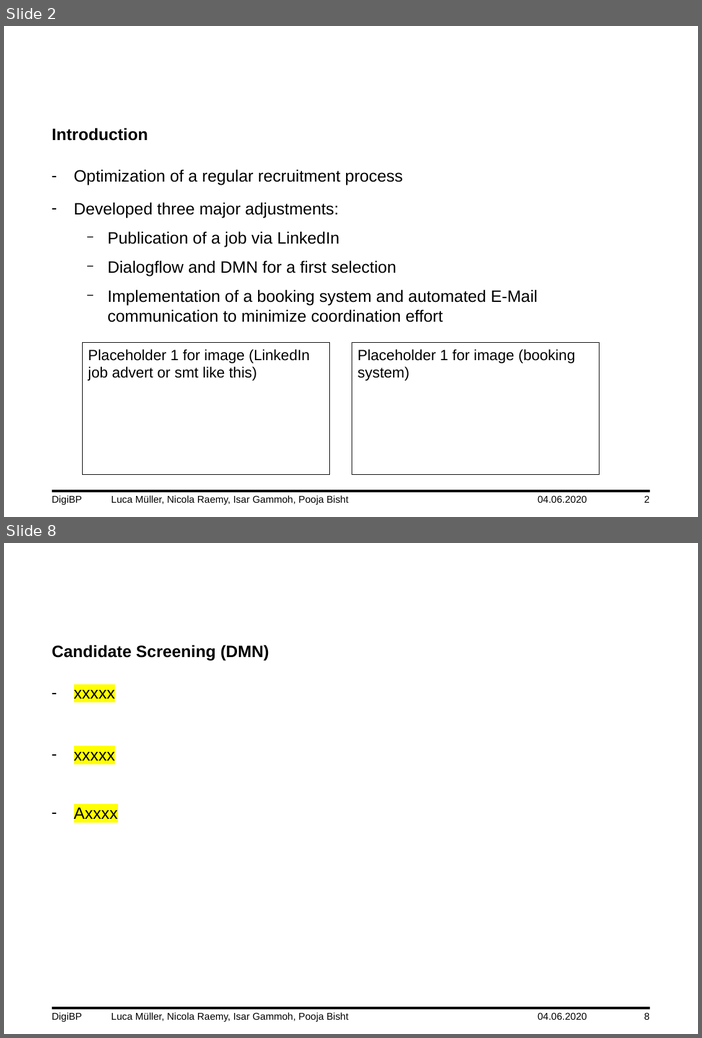
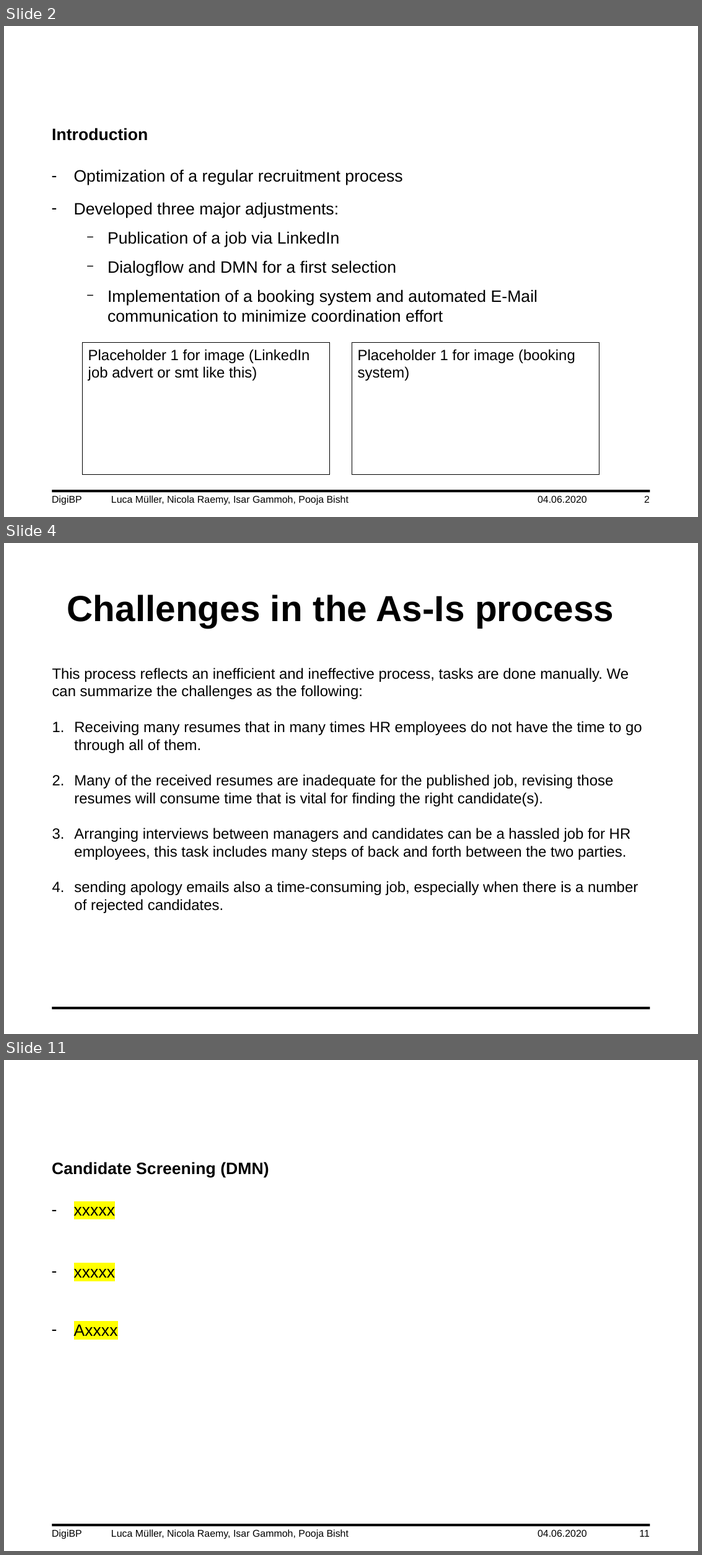
Before and after one commit to DigiBP/DigiBP_DanishBlue, a slide deck: Presentation/DigiBP_DanishBlue_Presentation_V0.3.pptx. Shown one above the other, each under a label of ours: slides 2 and 8 before the commit, slides 2, 4 and 11 after it; the slides between them are not shown. The pictures are 702x1038 and 702x1555 pixels, drawn with LibreOffice and Linux fonts; fonts in the diff are those of the drawing; background and template pictures are left out. Boxes give left, top, right and bottom in pixels: in the first picture for what was removed or moved away, otherwise in the second. Text is boxed around its words. In the diff, an @@ line names an element or a change of style, - is before the commit and + after.

```diff
--- a/Presentation/DigiBP_DanishBlue_Presentation_V0.3.pptx
+++ b/Presentation/DigiBP_DanishBlue_Presentation_V0.3.pptx
@@ slide 4 added at box(4, 543, 698, 1034), background #FFFFFF; not listed: 1 template element that a slide beside it also shows @@
@@ title added at box(67, 594, 614, 627), 44 pt, text #000000, bold @@
+Challenges in the As-Is process
@@ text added at box(52, 668, 643, 913), 18 pt, text #000000 @@
+This process reflects an inefficient and ineffective process, tasks are done manually. We can summarize the challenges as the following:
+1. Receiving many resumes that in many times HR employees do not have the time to go through all of them.
+2. Many of the received resumes are inadequate for the published job, revising those resumes will consume time that is vital for finding the right candidate(s).
+3. Arranging interviews between managers and candidates can be a hassled job for HR employees, this task includes many steps of back and forth between the two parties.
+4. sending apology emails also a time-consuming job, especially when there is a number of rejected candidates.
@@ what was slide 8 is now slide 11 @@
@@ page number at box(640, 1530, 650, 1537): text changed @@
-8
+11
```
Also in this commit, not shown: 5 slides changed, 2 other slides added.
